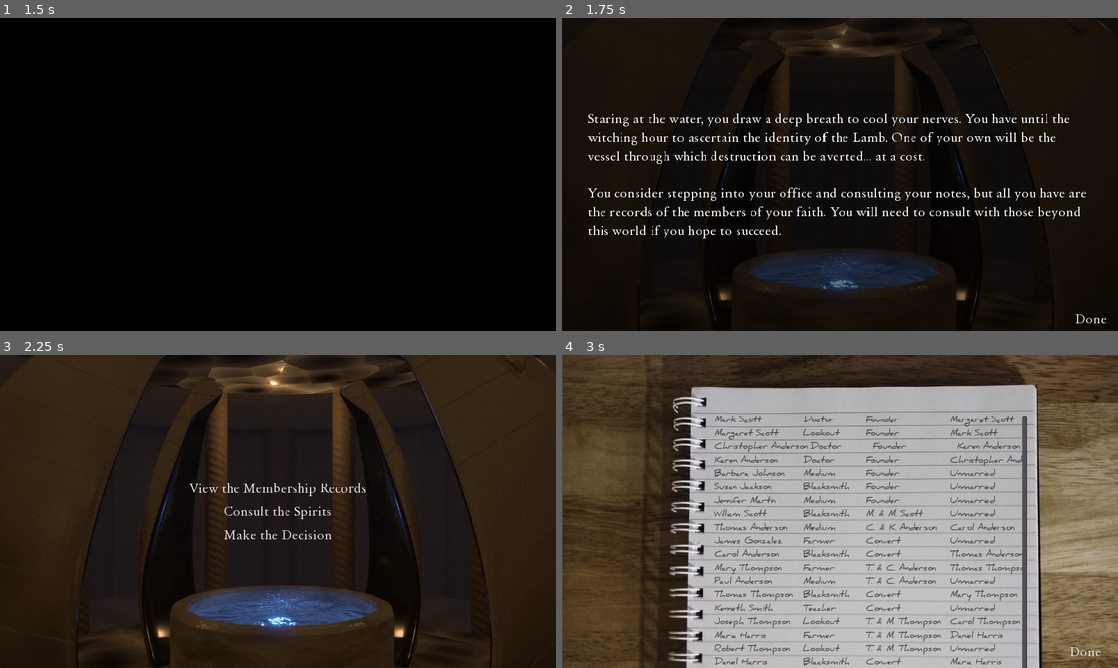
Above: before the commit, frames 1-4 (two rows, left to right).
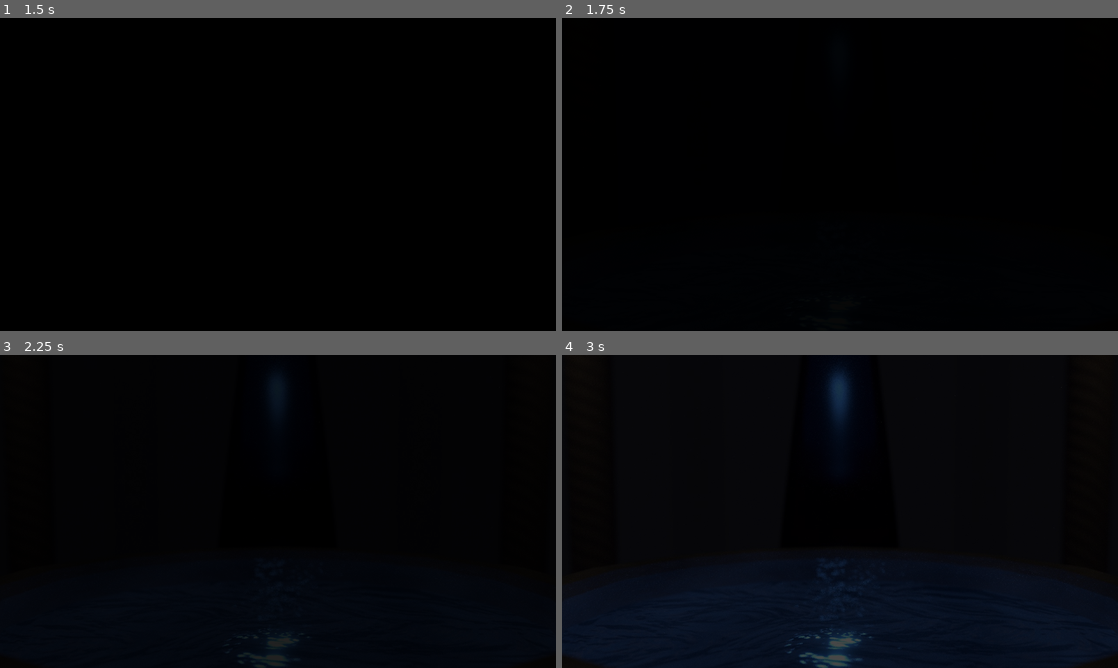
Above: after the commit, the same moments.

Repository: KenYam-Phoenix/finding-the-lamb
Game: Godot game, scene res://scenes/TitleScreen.tscn
The game is run twice, just before and just after one commit, with the same random seed, the same clock (stepped at 60 frames per second) and the same inputs.
Inputs (mouse positions are in pixels of both pictures, inside the frame that each line leads up to):
- Up to frame 1 (1.5 s): click "Play" at 0.5 s
- Up to frame 2 (1.75 s): no input
- Up to frame 3 (2.25 s): click (528, 655) at 2 s, where only the run before the commit has a clickable "Done"
- Up to frame 4 (3 s): click (840, 486) at 2.75 s, where only the run before the commit has a clickable "View the Membership Records"

Frame 1 is identical in both runs. In frame 2, 30% of the frame differs, in the area x 0-100%, y 0-100%; in frame 3, 82%; in frame 4, 99%.

Commit message:
Add intro

Diff:
--- /dev/null
+++ b/scenes/Intro.tscn
@@ -0,0 +1,244 @@
+[gd_scene load_steps=7 format=2]
+
+[ext_resource path="res://scripts/Intro.gd" type="Script" id=1]
+[ext_resource path="res://graphics/pool2.jpg" type="Texture" id=2]
+[ext_resource path="res://fonts/Tutorial.tres" type="DynamicFont" id=3]
+
+[sub_resource type="Animation" id=1]
+
+resource_name = "FadeIn"
+length = 5.0
+loop = false
+step = 0.1
+tracks/0/type = "value"
+tracks/0/path = NodePath("Background:modulate")
+tracks/0/interp = 1
+tracks/0/loop_wrap = true
+tracks/0/imported = false
+tracks/0/enabled = true
+tracks/0/keys = {
+"times": PoolRealArray( 9.68575e-08, 5 ),
+"transitions": PoolRealArray( 1, 1 ),
+"update": 0,
+"values": [ Color( 0, 0, 0, 1 ), Color( 1, 1, 1, 1 ) ]
+}
+
+[sub_resource type="Animation" id=2]
+
+resource_name = "FadeOut"
+length = 8.0
+loop = false
+step = 0.1
+tracks/0/type = "value"
+tracks/0/path = NodePath("Background:modulate")
+tracks/0/interp = 1
+tracks/0/loop_wrap = true
+tracks/0/imported = false
+tracks/0/enabled = true
+tracks/0/keys = {
+"times": PoolRealArray( 0, 5 ),
+"transitions": PoolRealArray( 1, 1 ),
+"update": 0,
+"values": [ Color( 1, 1, 1, 1 ), Color( 0, 0, 0, 1 ) ]
+}
+
+[sub_resource type="Animation" id=3]
+
+length = 20.0
+loop = false
+step = 0.1
+tracks/0/type = "value"
+tracks/0/path = NodePath("Center/VBox/Label_Paragraph1:modulate")
+tracks/0/interp = 1
+tracks/0/loop_wrap = true
+tracks/0/imported = false
+tracks/0/enabled = true
+tracks/0/keys = {
+"times": PoolRealArray( 0, 2, 17, 19 ),
+"transitions": PoolRealArray( 1, 1, 1, 1 ),
+"update": 0,
+"values": [ Color( 1, 1, 1, 0 ), Color( 1, 1, 1, 1 ), Color( 1, 1, 1, 1 ), Color( 1, 1, 1, 0 ) ]
+}
+tracks/1/type = "value"
+tracks/1/path = NodePath("Center/VBox/Label_Paragraph2:modulate")
+tracks/1/interp = 1
+tracks/1/loop_wrap = true
+tracks/1/imported = false
+tracks/1/enabled = true
+tracks/1/keys = {
+"times": PoolRealArray( 0, 5, 7, 17, 19 ),
+"transitions": PoolRealArray( 1, 1, 1, 1, 1 ),
+"update": 0,
+"values": [ Color( 1, 1, 1, 0 ), Color( 1, 1, 1, 0 ), Color( 1, 1, 1, 1 ), Color( 1, 1, 1, 1 ), Color( 1, 1, 1, 0 ) ]
+}
+tracks/2/type = "value"
+tracks/2/path = NodePath("Center/VBox/Label_Paragraph3:modulate")
+tracks/2/interp = 1
+tracks/2/loop_wrap = true
+tracks/2/imported = false
+tracks/2/enabled = true
+tracks/2/keys = {
+"times": PoolRealArray( 0, 10, 12, 17, 19 ),
+"transitions": PoolRealArray( 1, 1, 1, 1, 1 ),
+"update": 0,
+"values": [ Color( 1, 1, 1, 0 ), Color( 1, 1, 1, 0 ), Color( 1, 1, 1, 1 ), Color( 1, 1, 1, 1 ), Color( 1, 1, 1, 0 ) ]
+}
+
+[node name="Intro" type="Control"]
+anchor_left = 0.0
+anchor_top = 0.0
+anchor_right = 1.0
+anchor_bottom = 1.0
+rect_pivot_offset = Vector2( 0, 0 )
+rect_clip_content = false
+mouse_filter = 0
+mouse_default_cursor_shape = 0
+size_flags_horizontal = 1
+size_flags_vertical = 1
+script = ExtResource( 1 )
+
+[node name="Background" type="TextureRect" parent="."]
+anchor_left = 0.0
+anchor_top = 0.0
+anchor_right = 0.0
+anchor_bottom = 0.0
+margin_right = 1280.0
+margin_bottom = 720.0
+rect_pivot_offset = Vector2( 0, 0 )
+rect_clip_content = false
+mouse_filter = 1
+mouse_default_cursor_shape = 0
+size_flags_horizontal = 1
+size_flags_vertical = 1
+texture = ExtResource( 2 )
+stretch_mode = 0
+
+[node name="Center" type="CenterContainer" parent="."]
+anchor_left = 0.0
+anchor_top = 0.0
+anchor_right = 1.0
+anchor_bottom = 1.0
+rect_pivot_offset = Vector2( 0, 0 )
+rect_clip_content = false
+mouse_filter = 0
+mouse_default_cursor_shape = 0
+size_flags_horizontal = 1
+size_flags_vertical = 1
+use_top_left = false
+
+[node name="VBox" type="VBoxContainer" parent="Center"]
+anchor_left = 0.0
+anchor_top = 0.0
+anchor_right = 0.0
+anchor_bottom = 0.0
+margin_left = 140.0
+margin_top = 194.0
+margin_right = 1140.0
+margin_bottom = 526.0
+rect_pivot_offset = Vector2( 0, 0 )
+rect_clip_content = false
+mouse_filter = 1
+mouse_default_cursor_shape = 0
+size_flags_horizontal = 1
+size_flags_vertical = 1
+custom_constants/separation = 20
+alignment = 0
+
+[node name="Label_Paragraph1" type="Label" parent="Center/VBox"]
+modulate = Color( 1, 1, 1, 0 )
+anchor_left = 0.0
+anchor_top = 0.0
+anchor_right = 0.0
+anchor_bottom = 0.0
+margin_right = 1000.0
+margin_bottom = 40.0
+rect_min_size = Vector2( 1000, 0 )
+rect_pivot_offset = Vector2( 0, 0 )
+rect_clip_content = false
+mouse_filter = 2
+mouse_default_cursor_shape = 0
+size_flags_horizontal = 1
+size_flags_vertical = 4
+custom_fonts/font = ExtResource( 3 )
+custom_colors/font_color_shadow = Color( 0, 0, 0, 1 )
+custom_constants/shadow_offset_x = 2
+custom_constants/shadow_offset_y = 2
+text = "The end is nigh."
+autowrap = true
+percent_visible = 1.0
+lines_skipped = 0
+max_lines_visible = -1
+
+[node name="Label_Paragraph2" type="Label" parent="Center/VBox"]
+modulate = Color( 1, 1, 1, 0 )
+anchor_left = 0.0
+anchor_top = 0.0
+anchor_right = 0.0
+anchor_bottom = 0.0
+margin_top = 60.0
+margin_right = 1000.0
+margin_bottom = 186.0
+rect_min_size = Vector2( 800, 0 )
+rect_pivot_offset = Vector2( 0, 0 )
+rect_clip_content = false
+mouse_filter = 2
+mouse_default_cursor_shape = 0
+size_flags_horizontal = 1
+size_flags_vertical = 4
+custom_fonts/font = ExtResource( 3 )
+custom_colors/font_color_shadow = Color( 0, 0, 0, 1 )
+custom_constants/shadow_offset_x = 2
+custom_constants/shadow_offset_y = 2
+text = "Away from the incessant din of modern civilisation, your creed has lived its humble life, keeping the grounds of those who first brought the word of faith to those that would hear it."
+autowrap = true
+percent_visible = 1.0
+lines_skipped = 0
+max_lines_visible = -1
+
+[node name="Label_Paragraph3" type="Label" parent="Center/VBox"]
+modulate = Color( 1, 1, 1, 0 )
+anchor_left = 0.0
+anchor_top = 0.0
+anchor_right = 0.0
+anchor_bottom = 0.0
+margin_top = 206.0
+margin_right = 1000.0
+margin_bottom = 332.0
+rect_min_size = Vector2( 800, 0 )
+rect_pivot_offset = Vector2( 0, 0 )
+rect_clip_content = false
+mouse_filter = 2
+mouse_default_cursor_shape = 0
+size_flags_horizontal = 1
+size_flags_vertical = 4
+custom_fonts/font = ExtResource( 3 )
+custom_colors/font_color_shadow = Color( 0, 0, 0, 1 )
+custom_constants/shadow_offset_x = 2
+custom_constants/shadow_offset_y = 2
+text = "Now, from your quiet perch, you can hear the death knell that none other will heed. The earth itself trembles with fear at an unseen executioner..."
+autowrap = true
+percent_visible = 1.0
+lines_skipped = 0
+max_lines_visible = -1
+
+[node name="AnimationPlayer" type="AnimationPlayer" parent="."]
+root_node = NodePath("..")
+autoplay = ""
+playback_process_mode = 1
+playback_default_blend_time = 0.0
+playback_speed = 1.0
+anims/FadeIn = SubResource( 1 )
+anims/FadeOut = SubResource( 2 )
+anims/Intro = SubResource( 3 )
+blend_times = [  ]
+
+[node name="Audio_Ambience" type="AudioStreamPlayer" parent="."]
+stream = null
+volume_db = 0.0
+pitch_scale = 1.0
+autoplay = false
+stream_paused = false
+mix_target = 0
+bus = "Master"
+
+[connection signal="animation_finished" from="AnimationPlayer" to="." method="_animation_finished"]
--- /dev/null
+++ b/scripts/Intro.gd
@@ -0,0 +1,47 @@
+extends Control
+
+onready var anim_player = $AnimationPlayer
+onready var label_paragraph1 = $Center/VBox/Label_Paragraph1
+onready var label_paragraph2 = $Center/VBox/Label_Paragraph2
+onready var label_paragraph3 = $Center/VBox/Label_Paragraph3
+onready var audio_ambience = $Audio_Ambience
+
+var stage = 0
+
+const INTRO_A = [
+	"The end is nigh.",
+	"Away from the incessant din of modern civilisation, your creed has lived its humble life, keeping the grounds of those who first brought the word of faith to those that would hear it.",
+	"Now, from your quiet perch, you can hear the death knell that none other will heed. The earth itself trembles with fear at an unseen executioner..."
+]
+const INTRO_B = [
+	"But those that dwell beyond live by strange rules. The destruction of humanity can be averted... at a cost.",
+	"Amongst your people walks The Lamb; one whose life will appease the gods of destruction that now regard the world with hungry eyes.",
+	"The faith is yours to command. Any one of them would give themselves at your word. You need only determine who it is."
+]
+
+func _ready():
+	audio_ambience.play()
+	anim_player.play("FadeIn")
+
+func setup_block():
+	var next_block
+	if stage == 1:
+		next_block = INTRO_A
+	if stage == 2:
+		next_block = INTRO_B
+	elif stage == 3:
+		anim_player.play("FadeOut")
+		return
+	elif stage == 4:
+		get_tree().change_scene("res://scenes/Overworld.tscn")
+		return
+	# Set it into paragraphs
+	var paragraphs = [label_paragraph1, label_paragraph2, label_paragraph3]
+	for i in range(0, 3):
+		paragraphs[i].text = next_block[i]
+	# Start the animation
+	anim_player.play("Intro")
+
+func _animation_finished(anim_name):
+	stage += 1
+	setup_block()
--- a/scripts/TitleScreen.gd
+++ b/scripts/TitleScreen.gd
@@ -4,7 +4,7 @@
 
 func _play():
 	var transition = obj_transition.instance()
-	transition.destination = "res://scenes/Overworld.tscn"
+	transition.destination = "res://scenes/Intro.tscn"
 	add_child(transition)
 
 func _exit():
